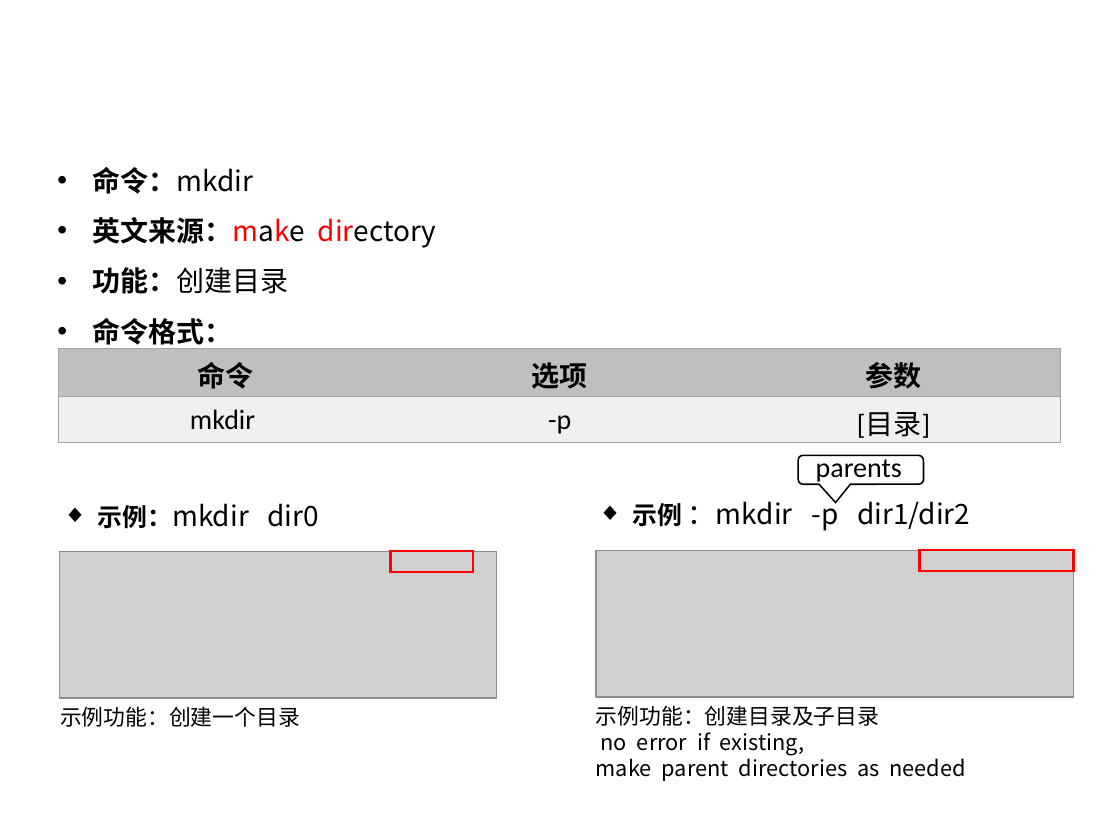
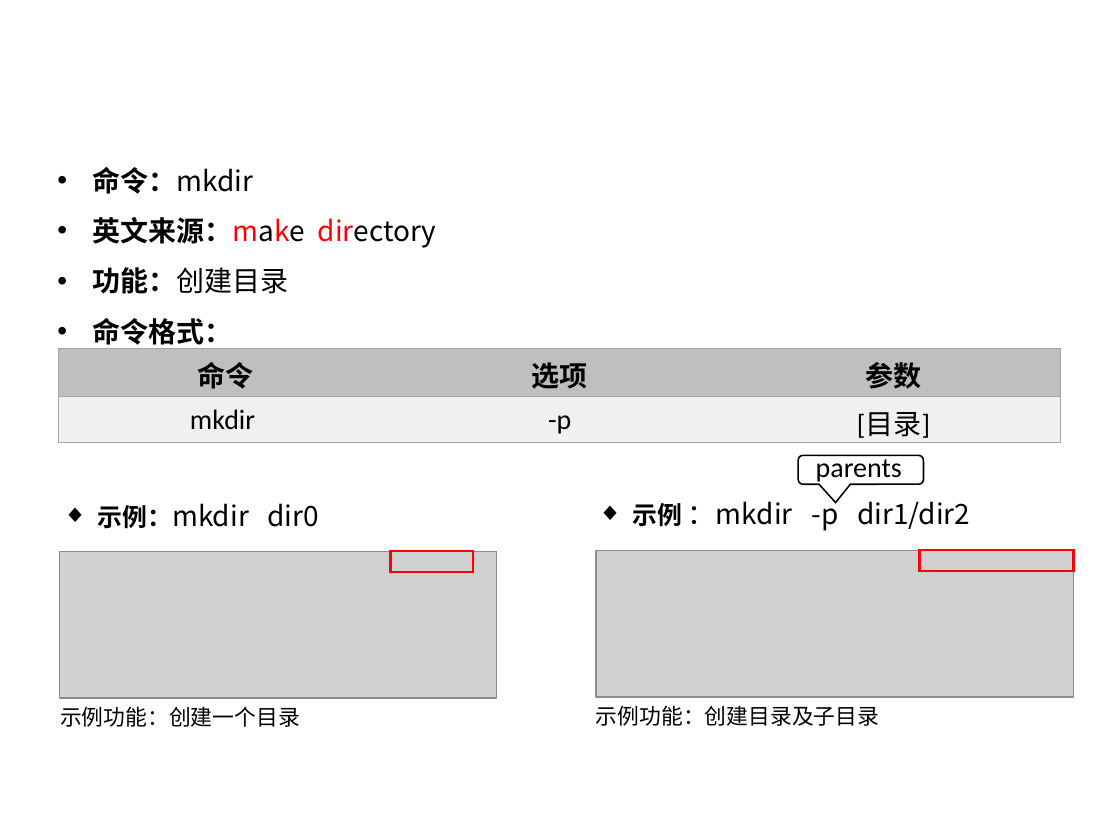
Before and after one commit to 100askTeam/01_all_series_quickstart, a slide deck: slide 19 of 02_Linux基本操作与开发工具使用/01_Linux基本操作/02_Linux入门命令/01.Linux入门命令.pptx. Drawn at 1120x840 pixels with LibreOffice and Linux fonts; fonts in the diff are those of the drawing; grey boxes stand for pictures; background and template pictures are left out. Boxes give left, top, right and bottom in pixels: in the first picture for what was removed or moved away, otherwise in the second. Text is boxed around its words. In the diff, an @@ line names an element or a change of style, - is before the commit and + after.

```diff
--- a/02_Linux基本操作与开发工具使用/01_Linux基本操作/02_Linux入门命令/01.Linux入门命令.pptx
+++ b/02_Linux基本操作与开发工具使用/01_Linux基本操作/02_Linux入门命令/01.Linux入门命令.pptx
@@ text at (596,732,966,781): paragraphs removed @@
-no error if existing,
-make parent directories as needed
```
Also in this commit, not shown: 4 other slides changed, 22 other files.
